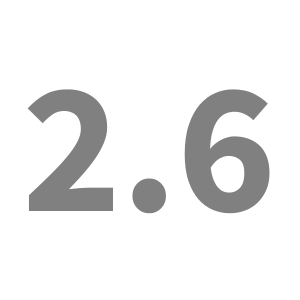
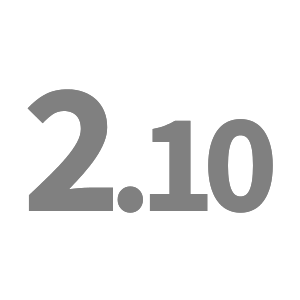
Two versions of the same layered image (300×300). Layer-by-layer changes:
added layer "Layer #2" above "Layer #1" over [27, 89, 273, 214]
hid "Layer" over [27, 89, 273, 214]
